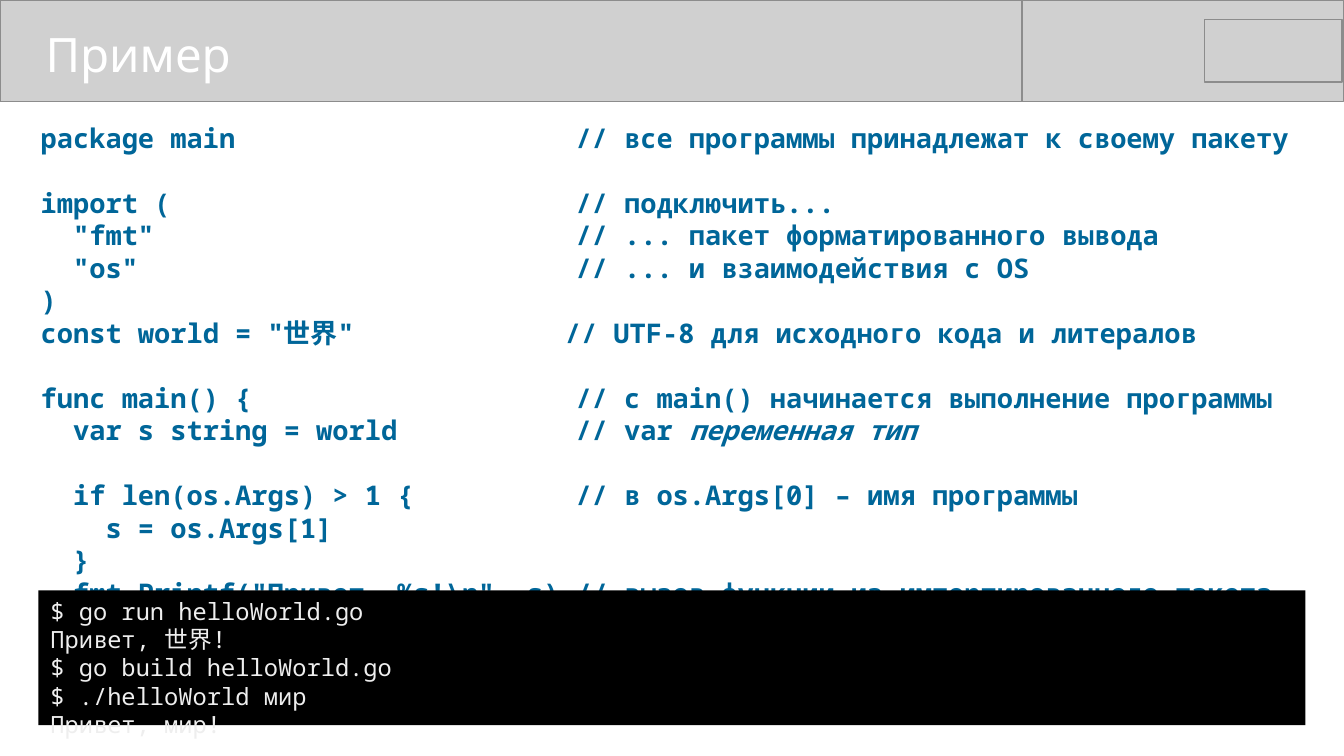
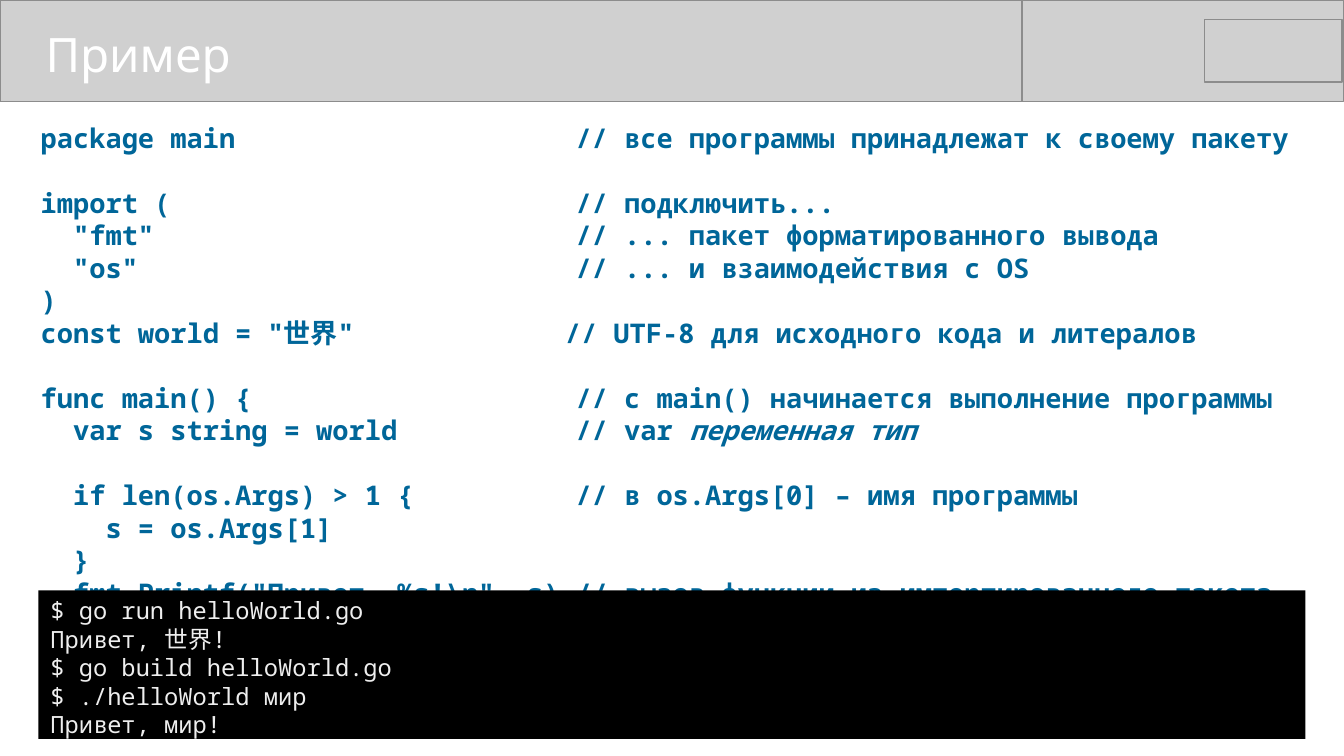
Before and after one commit to mike-shock/Go_language, a slide deck: slide 8 of Go_Intro.odp. Drawn at 1344x756 pixels with LibreOffice and Linux fonts; fonts in the diff are those of the drawing; grey boxes stand for pictures. Boxes give left, top, right and bottom in pixels: in the first picture for what was removed or moved away, otherwise in the second. Text is boxed around its words. In the diff, an @@ line names an element or a change of style, - is before the commit and + after.

```diff
--- a/Go_Intro.odp
+++ b/Go_Intro.odp
@@ rectangle "$ go run helloWorld.go": place and size @@
-rectangle "$ go run helloWorld.go" at <box>38,590,1305,726</box>
+rectangle "$ go run helloWorld.go" at <box>38,590,1305,739</box>
```
Also in this commit, not shown: 12 other slides changed.
